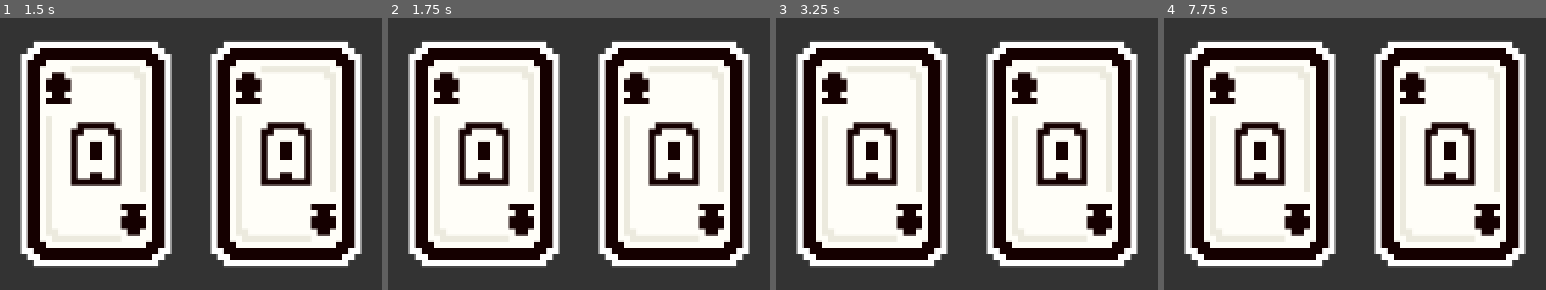
Above: before the commit, frames 1-4 (left to right).
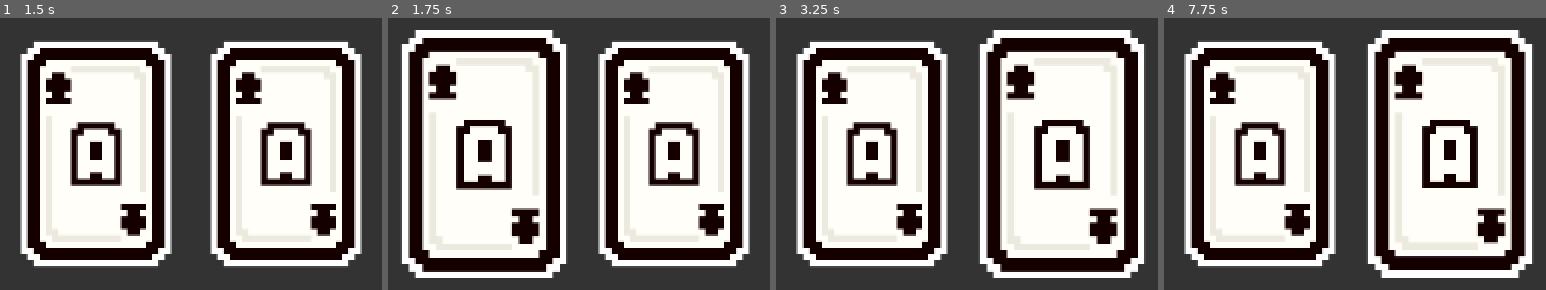
Above: after the commit, the same moments.

Repository: Razaann/GGJP-2026
Game: Godot game, scene res://Scenes/main.tscn
Same seed, same stepped clock (60 frames per second), same inputs: the game is played once before the commit and once after it.
Inputs (mouse positions are in pixels of both pictures, inside the frame that each line leads up to):
- Up to frame 1 (1.5 s): tap Enter at 0.5 s; move the mouse to (outside the picture) at 0.52 s; click (outside the picture) at 0.67 s; tap Space at 1.25 s; drag from (outside the picture) to (95, 154) at 1.27 s
- Up to frame 2 (1.75 s): no input
- Up to frame 3 (3.25 s): tap Enter at 2 s; move the mouse to (outside the picture) at 2.02 s; click (outside the picture) at 2.17 s; tap Space at 2.75 s; drag from (outside the picture) to (1062, 154) at 2.77 s
- Up to frame 4 (7.75 s): tap Enter at 3.5 s; move the mouse to (outside the picture) at 3.52 s; click (outside the picture) at 3.67 s; tap Space at 4.25 s; drag from (outside the picture) to (outside the picture) at 4.27 s; move the mouse to (1339, 154) at 5.02 s; click (1339, 154) at 5.17 s; drag from (outside the picture) to (1259, 154) at 5.77 s; move the mouse to (outside the picture) at 6.52 s; click (outside the picture) at 6.67 s; drag from (outside the picture) to (1450, 154) at 7.27 s

Frame 1 is identical in both runs. In frame 2, 22% of the frame differs, in the area x 3-47%, y 4-96%; in frame 3, 22%; in frame 4, 21%.

Commit message:
Replace Card Scene with Cards.gd and hover effects
Remove the standalone Card Scene and its drag script, and consolidate card behavior into the Cards scene.

- Deleted: Scenes/card_scene.tscn, Scripts/card_scene.gd (+ .uid) and Scenes/game.tscn (removed single-card scene and its instantiation).
- Updated: Scenes/cards.tscn now references the new script and connects Area2D mouse_entered/mouse_exited signals.
- Added: Scripts/cards.gd (+ .uid) implementing hover tweens to scale the card on mouse enter/exit.

Purpose: centralize card interaction code in one scene/script and add smooth hover animations. Note: previous drag logic from card_scene.gd was removed in favor of hover behavior.

Diff:
--- a/Scenes/card_scene.tscn
+++ /dev/null
@@ -1,39 +0,0 @@
-[gd_scene format=3 uid="uid://c30fktaynsd5v"]
-
-[ext_resource type="Script" uid="uid://dad7cbvphmxth" path="res://Scripts/card_scene.gd" id="1_1eyib"]
-[ext_resource type="Texture2D" uid="uid://cglq10dt2tdur" path="res://Assets/Image/Cardd.png" id="2_1eyib"]
-
-[sub_resource type="AtlasTexture" id="AtlasTexture_b5yic"]
-atlas = ExtResource("2_1eyib")
-region = Rect2(0, 0, 24, 36)
-
-[node name="Card Scene" type="Control" unique_id=1054401281]
-custom_minimum_size = Vector2(25, 36)
-layout_mode = 3
-anchors_preset = 15
-anchor_right = 1.0
-anchor_bottom = 1.0
-offset_right = -1255.0
-offset_bottom = -684.0
-grow_horizontal = 2
-grow_vertical = 2
-script = ExtResource("1_1eyib")
-metadata/_edit_use_anchors_ = true
-
-[node name="Panel" type="Panel" parent="." unique_id=1915521237]
-custom_minimum_size = Vector2(24, 36)
-layout_mode = 1
-anchors_preset = 8
-anchor_left = 0.5
-anchor_top = 0.5
-anchor_right = 0.5
-anchor_bottom = 0.5
-grow_horizontal = 2
-grow_vertical = 2
-mouse_filter = 2
-
-[node name="TextureRect" type="TextureRect" parent="Panel" unique_id=342744511]
-layout_mode = 0
-offset_right = 25.0
-offset_bottom = 36.0
-texture = SubResource("AtlasTexture_b5yic")
--- a/Scenes/cards.tscn
+++ b/Scenes/cards.tscn
@@ -1,11 +1,13 @@
 [gd_scene format=3 uid="uid://byu442ctn2jqm"]
 
+[ext_resource type="Script" uid="uid://d4lmvrgcp5r0a" path="res://Scripts/cards.gd" id="1_4ll3t"]
 [ext_resource type="Texture2D" uid="uid://cglq10dt2tdur" path="res://Assets/Image/Cardd.png" id="1_xdaph"]
 
 [sub_resource type="RectangleShape2D" id="RectangleShape2D_jjgbg"]
 size = Vector2(24, 36)
 
 [node name="Cards" type="Node2D" unique_id=531720334]
+script = ExtResource("1_4ll3t")
 
 [node name="Cardd1" type="Sprite2D" parent="." unique_id=1550400036]
 position = Vector2(6.1035156e-05, 3.0517578e-05)
@@ -17,3 +19,6 @@
 [node name="CollisionShape2D" type="CollisionShape2D" parent="Cardd1/Area2D" unique_id=1036869216]
 scale = Vector2(0.99999976, 0.99999976)
 shape = SubResource("RectangleShape2D_jjgbg")
+
+[connection signal="mouse_entered" from="Cardd1/Area2D" to="." method="_on_area_2d_mouse_entered"]
+[connection signal="mouse_exited" from="Cardd1/Area2D" to="." method="_on_area_2d_mouse_exited"]
--- a/Scenes/game.tscn
+++ /dev/null
@@ -1,17 +0,0 @@
-[gd_scene format=3 uid="uid://blwbyp0isgdjq"]
-
-[ext_resource type="PackedScene" uid="uid://c30fktaynsd5v" path="res://Scenes/card_scene.tscn" id="1_ebmjs"]
-
-[node name="Game" type="Node2D" unique_id=1884318181]
-
-[node name="Card Scene" parent="." unique_id=1054401281 instance=ExtResource("1_ebmjs")]
-anchors_preset = 8
-anchor_left = 0.5
-anchor_top = 0.5
-anchor_right = 0.5
-anchor_bottom = 0.5
-offset_left = 639.99994
-offset_top = 247.99997
-offset_right = 664.99994
-offset_bottom = 283.99997
-scale = Vector2(5, 5)
--- a/Scripts/card_scene.gd
+++ /dev/null
@@ -1,36 +0,0 @@
-extends Control
-
-var is_dragging: bool = false
-var drag_offset := Vector2.ZERO
-var original_position := Vector2.ZERO
-
-# Called when the node enters the scene tree for the first time.
-func _ready() -> void:
-	mouse_filter = Control.MOUSE_FILTER_STOP
-	print("Card ready, size:", size)
-
-
-# Called every frame. 'delta' is the elapsed time since the previous frame.
-func _process(delta: float) -> void:
-	if is_dragging:
-		global_position = get_global_mouse_position() - drag_offset
-
-
-func _gui_input(event: InputEvent) -> void:
-	if event is InputEventMouseButton and event.button_index == MOUSE_BUTTON_LEFT:
-		if event.pressed:
-			start_drag(event.position)
-			print("P")
-		else:
-			stop_drag()
-
-
-func start_drag(mouse_pos: Vector2):
-	is_dragging = true
-	drag_offset = mouse_pos
-	original_position = global_position
-	z_index = 100
-
-func stop_drag():
-	is_dragging = false
-	z_index = 0
--- /dev/null
+++ b/Scripts/cards.gd
@@ -0,0 +1,26 @@
+extends Node2D
+
+@onready var cardd_1: Sprite2D = $Cardd1
+
+# Called when the node enters the scene tree for the first time.
+func _ready() -> void:
+	pass # Replace with function body.
+
+
+# Called every frame. 'delta' is the elapsed time since the previous frame.
+func _process(delta: float) -> void:
+	pass
+
+
+func _on_area_2d_mouse_entered() -> void:
+	var tween = create_tween()
+	tween.tween_property(self, "scale", Vector2(1.1, 1.1), 0.1)\
+		.set_trans(Tween.TRANS_SINE)\
+		.set_ease(Tween.EASE_OUT)
+
+
+func _on_area_2d_mouse_exited() -> void:
+	var tween = create_tween()
+	tween.tween_property(self, "scale", Vector2(1, 1), 0.1)\
+		.set_trans(Tween.TRANS_SINE)\
+		.set_ease(Tween.EASE_OUT)
Not shown, removed: Scripts/card_scene.gd.uid
Not shown, added: Scripts/cards.gd.uid
